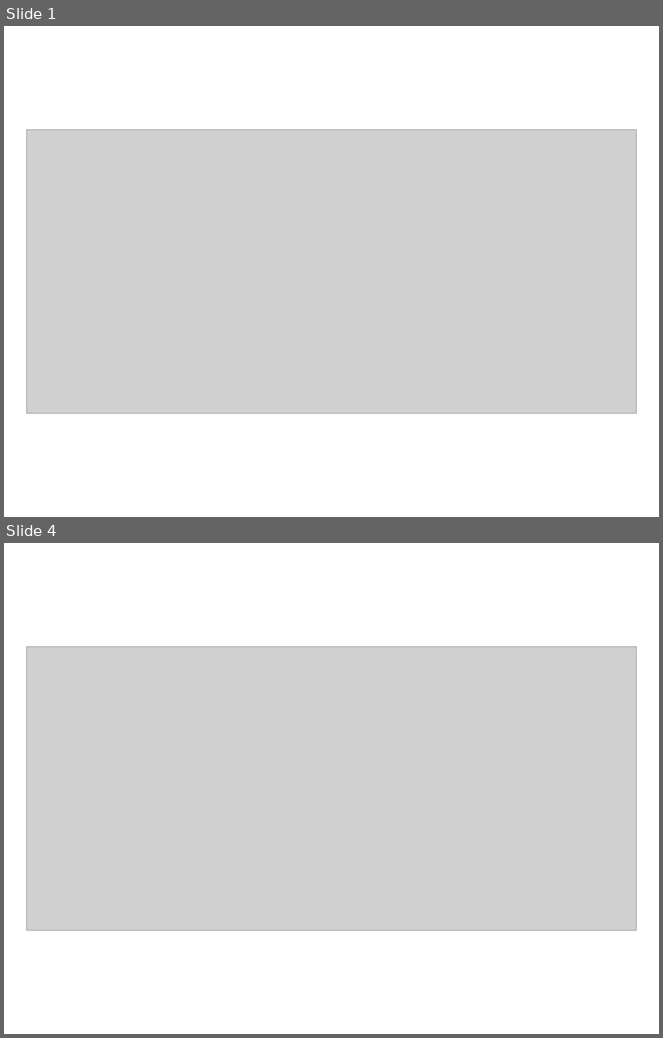
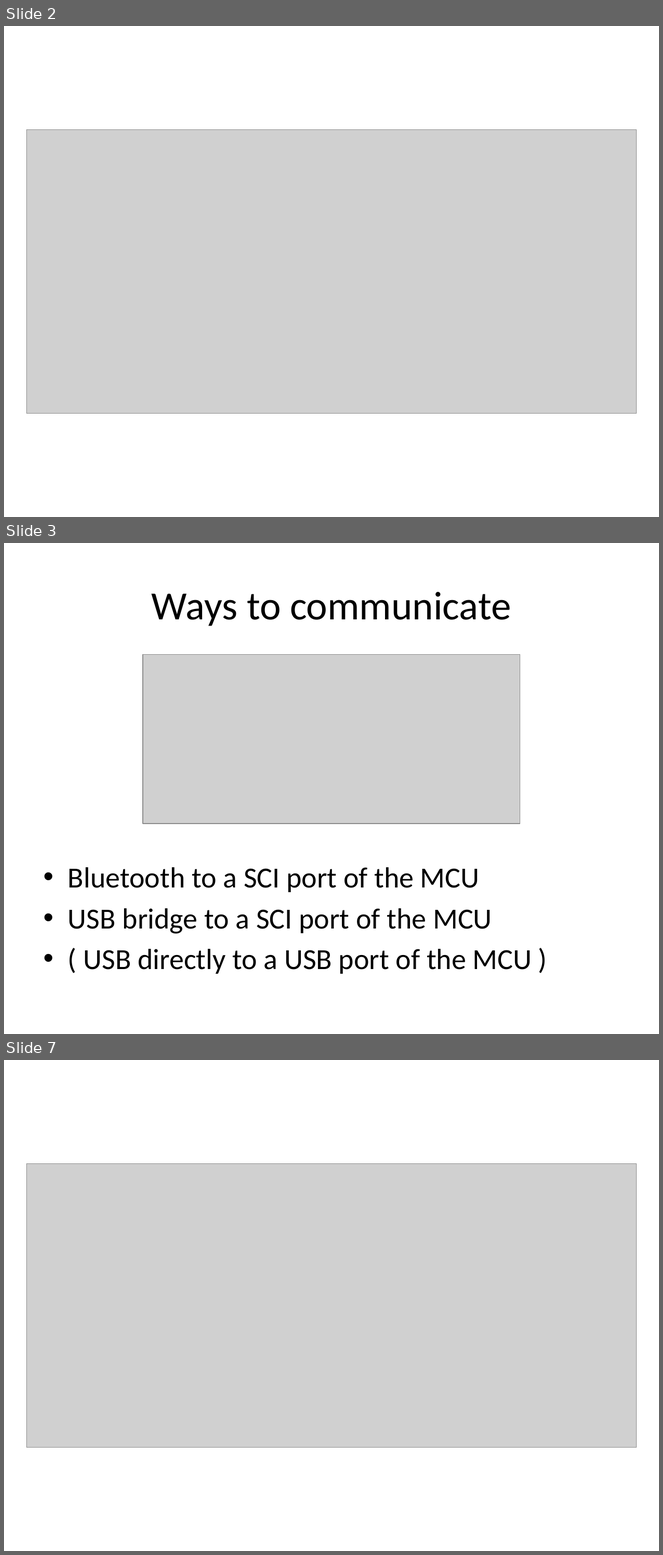
Before and after one commit to tgwalker1/TeamBrand, a slide deck: Recap/Recap_SW8_Andyteil.pptx. Shown one above the other, each under a label of ours: slides 1 and 4 before the commit, slides 2, 3 and 7 after it; the slides between them are not shown. The pictures are 663x1038 and 663x1555 pixels, drawn with LibreOffice and Linux fonts; fonts in the diff are those of the drawing; grey boxes stand for pictures. Boxes give left, top, right and bottom in pixels: in the first picture for what was removed or moved away, otherwise in the second. Text is boxed around its words. In the diff, an @@ line names an element or a change of style, - is before the commit and + after.

```diff
--- a/Recap/Recap_SW8_Andyteil.pptx
+++ b/Recap/Recap_SW8_Andyteil.pptx
@@ slide 3 added at [4,543,659,1034], background #FFFFFF @@
@@ title added at [152,592,511,626], 44 pt, text #000000 @@
+Ways to communicate
@@ picture added at [143,654,520,823] @@
@@ text added at [68,867,532,974], 32 pt, text #000000 @@
+• Bluetooth to a SCI port of the MCU
+• USB bridge to a SCI port of the MCU
+• ( USB directly to a USB port of the MCU )
@@ what was slide 1 is now slide 2 @@
@@ what was slide 4 is now slide 7 @@
```
Also in this commit, not shown: 6 other slides added, 1 other file.
